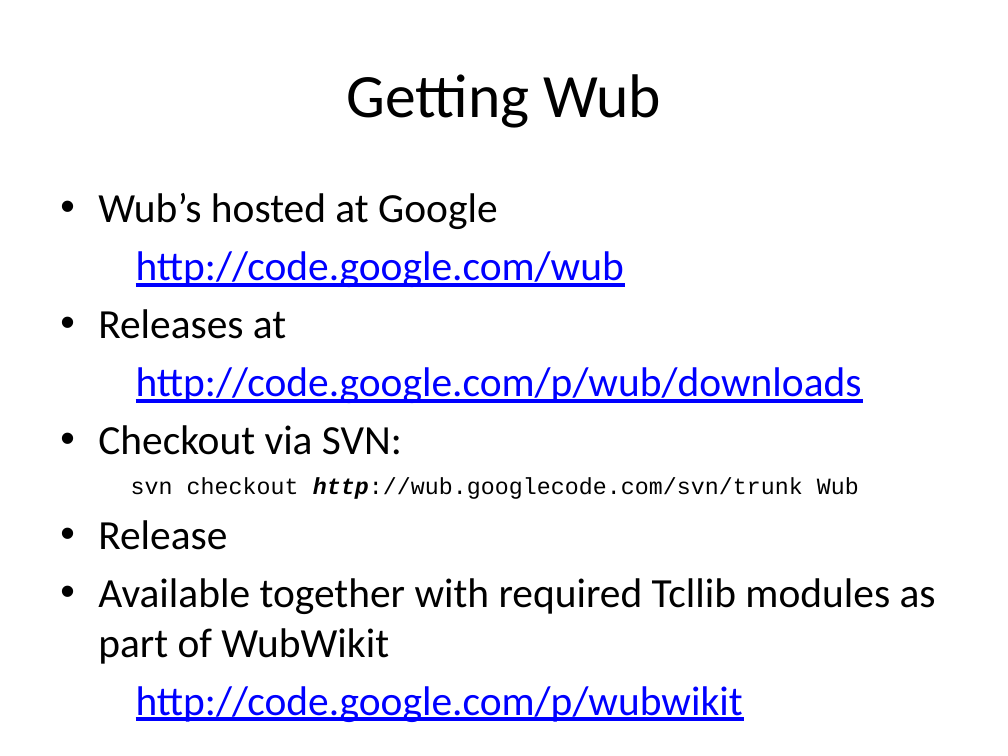
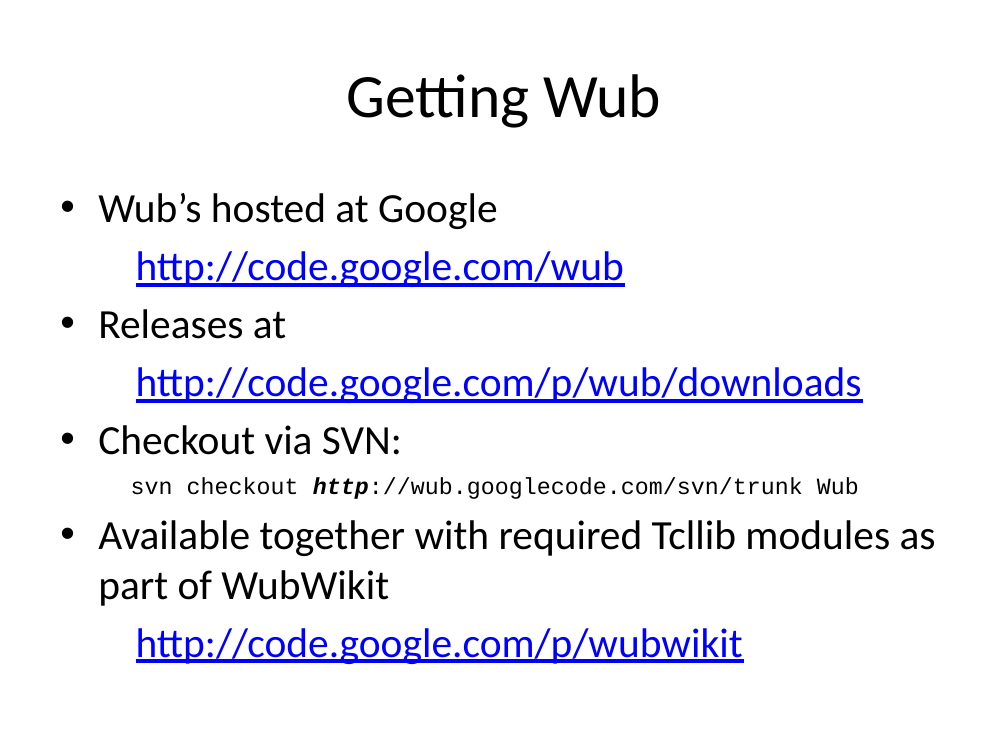
Before and after one commit to jdc8/wubwikit, a slide deck: slide 5 of wubexamples/Lets_Wub.pptx. Drawn at 1008x756 pixels with LibreOffice and Linux fonts; fonts in the diff are those of the drawing; background and template pictures are left out. Boxes give left, top, right and bottom in pixels: in the first picture for what was removed or moved away, otherwise in the second. Text is boxed around its words. In the diff, an @@ line names an element or a change of style, - is before the commit and + after.

```diff
--- a/wubexamples/Lets_Wub.pptx
+++ b/wubexamples/Lets_Wub.pptx
@@ text at (98,520,227,550): paragraph removed @@
-• Release
```
Also in this commit, not shown: 2 other slides changed.
